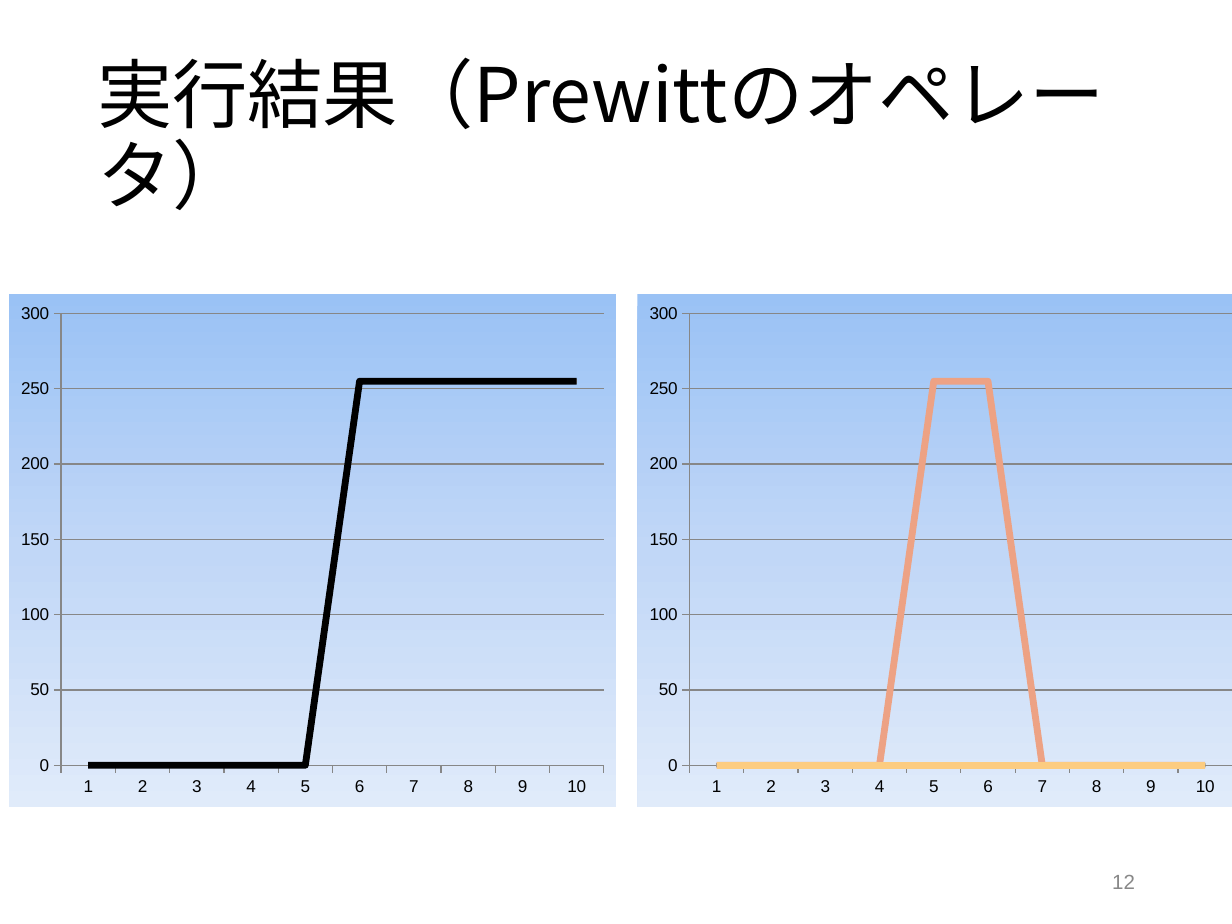
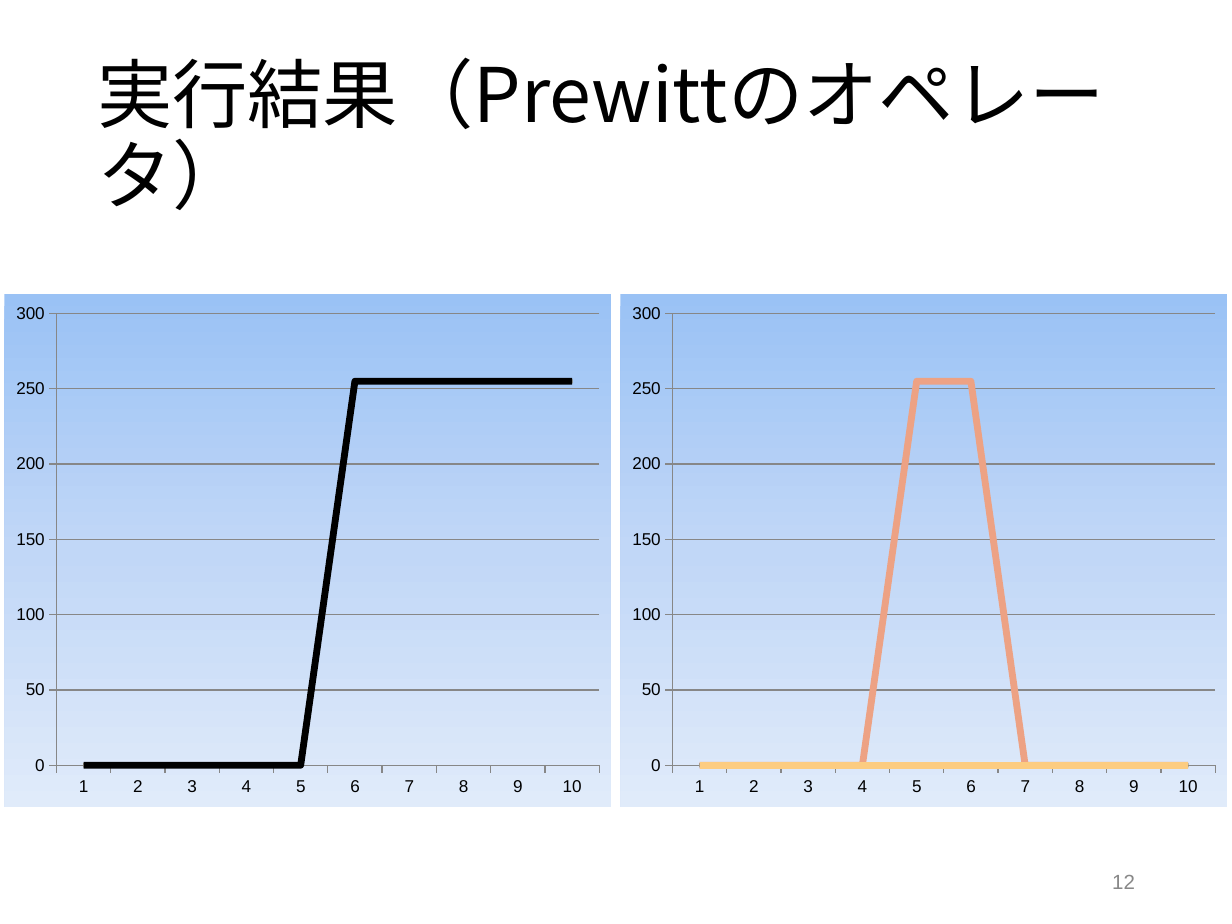
Before and after one commit to tamu0106/IN4_exp, a slide deck: slide 12 of exp_c/slide/exp_C.pptx. Drawn at 1232x924 pixels with LibreOffice and Linux fonts; fonts in the diff are those of the drawing. Boxes give left, top, right and bottom in pixels: in the first picture for what was removed or moved away, otherwise in the second. Text is boxed around its words. In the diff, an @@ line names an element or a change of style, - is before the commit and + after.

```diff
--- a/exp_c/slide/exp_C.pptx
+++ b/exp_c/slide/exp_C.pptx
@@ line chart at (5,293,612,807) @@
@@ category axis changed @@
@@ value axis changed @@
@@ line chart: place and size @@
-line chart at (9,293,616,807)
+line chart at (5,293,612,807)
@@ line chart at (621,293,1228,807) @@
@@ category axis changed @@
@@ value axis changed @@
@@ line chart: place and size @@
-line chart at (637,293,1232,807)
+line chart at (621,293,1228,807)
```
Also in this commit, not shown: 5 other slides changed.
